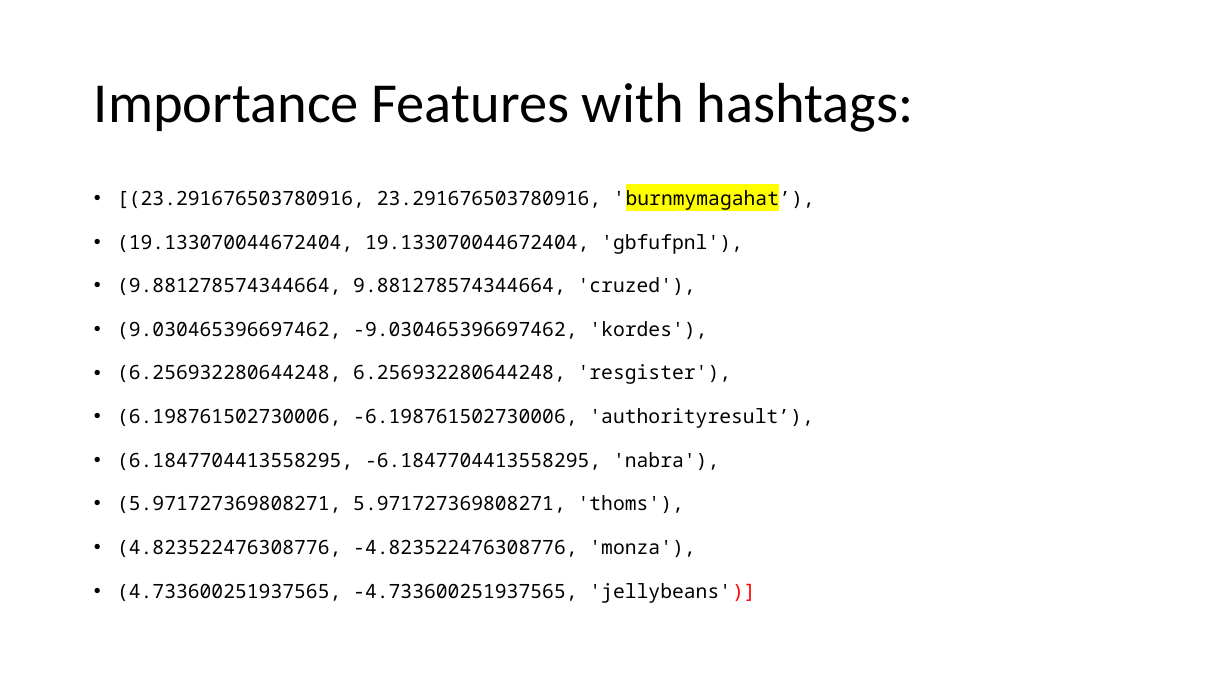
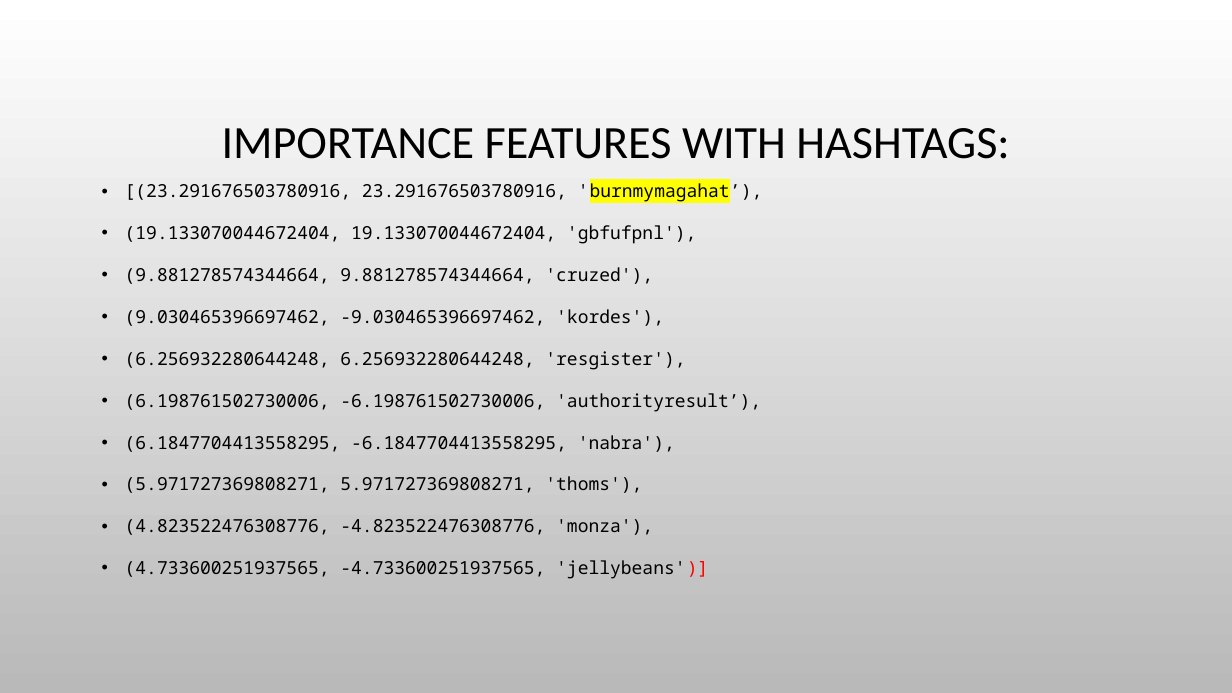
Before and after one commit to tanyaz80/final_bootcamp_project, a slide deck: slide 12 of Presentation/fake_news_detector_dec_2022.pptx. Drawn at 1232x693 pixels with LibreOffice and Linux fonts; fonts in the diff are those of the drawing; background and template pictures are left out. Boxes give left, top, right and bottom in pixels: in the first picture for what was removed or moved away, otherwise in the second. Text is boxed around its words. In the diff, an @@ line names an element or a change of style, - is before the commit and + after.

```diff
--- a/Presentation/fake_news_detector_dec_2022.pptx
+++ b/Presentation/fake_news_detector_dec_2022.pptx
@@ background #FFFFFF to picture (left out) @@
@@ title at box(222, 128, 1009, 159): text changed; size 44 to 36 pt @@
-Importance Features with hashtags:
+IMPORTANCE FEATURES WITH HASHTAGS:
@@ text "[(23.291676503780916, 23.291676503780916, 'burnmymagahat’),": place and size @@
-text "[(23.291676503780916, 23.291676503780916, 'burnmymagahat’)," at box(117, 186, 815, 603)
+text "[(23.291676503780916, 23.291676503780916, 'burnmymagahat’)," at box(125, 181, 763, 579)
@@ text "[(23.291676503780916, 23.291676503780916, 'burnmymagahat’)," at box(125, 181, 763, 579): size 15.3 to 14 pt @@
```
Also in this commit, not shown: 12 other slides changed, 7 slides added, 1 slide removed, 4 other files.
